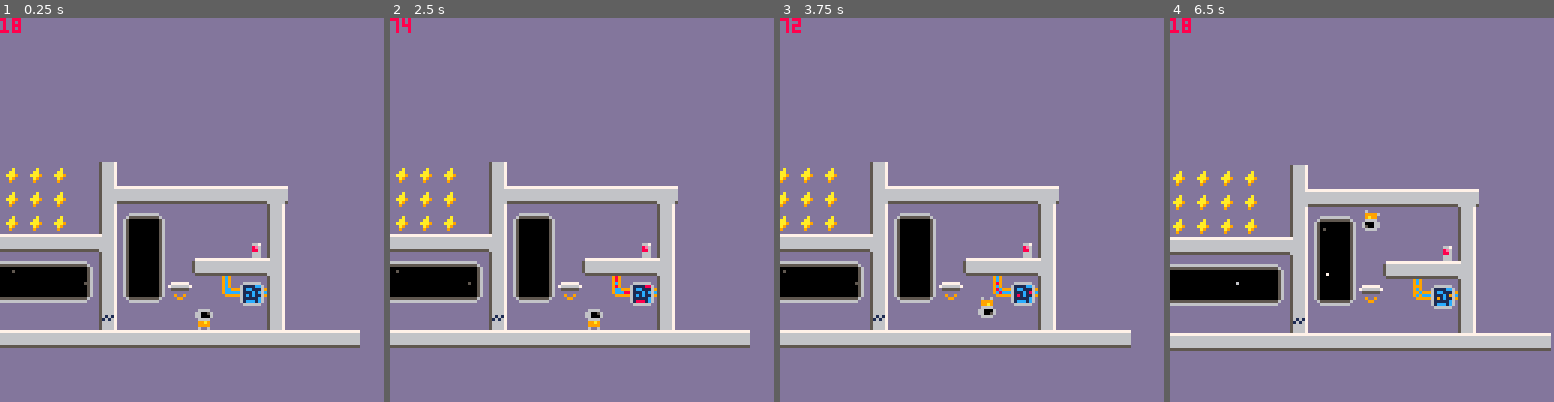
Above: before the commit, frames 1-4 (left to right).
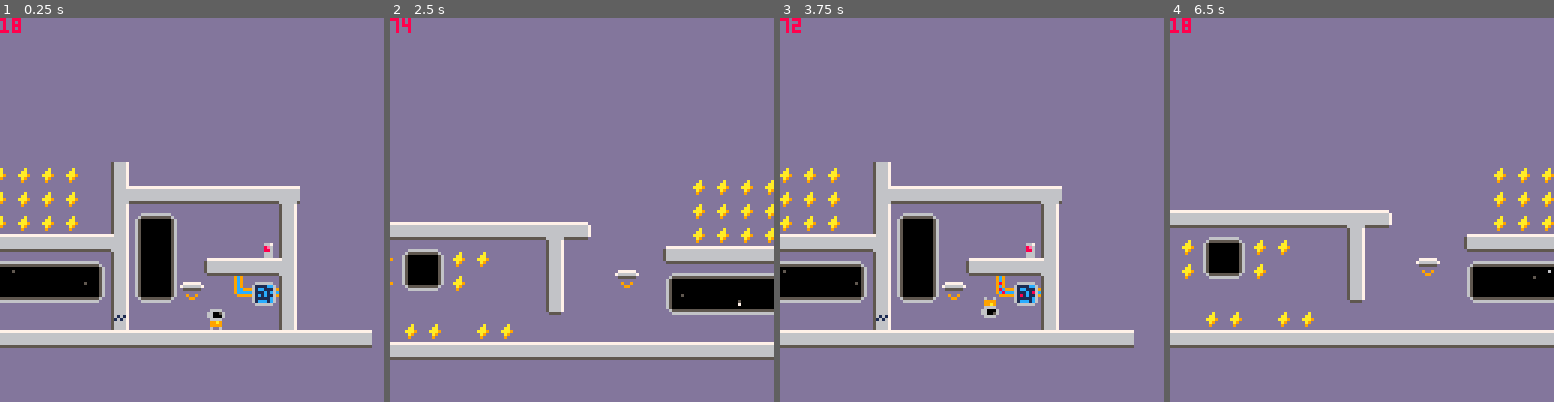
Above: after the commit, the same moments.

Repository: jgradim/gameoff-2020
Game: PICO-8 cartridge moonshot.p8
Same seed, same stepped clock (60 frames per second), same inputs: the game is played once before the commit and once after it.
Inputs:
- Up to frame 1 (0.25 s): no input
- Up to frame 2 (2.5 s): tap O (Z key) at 0.33, 0.7, 1.43, 2.22 s; tap X (X key) at 1.07, 2.07, 2.4 s; hold Left 1.97-2.37 s; hold Down from 2.42 s (still down)
- Up to frame 3 (3.75 s): tap X (X key) every 0.33 s from 2.73 to 3.73 s; release Down at 2.82 s; hold Right 2.87-3.53 s; tap O (Z key) at 3.1 s; hold Up from 3.58 s (still down)
- Up to frame 4 (6.5 s): tap O (Z key) at 3.98, 4.87, 5.75 s; tap X (X key) every 0.33 s from 4.07 to 6.4 s; release Up at 4.08 s; hold Right 4.13-4.53 s; hold Down 4.58-5.08 s; hold Left 5.13-5.8 s; hold Up 5.85-6.18 s; hold Left from 6.23 s (still down)

The runs differ from the first frame. In frame 1, 10% of the frame differs, in the area x 0-97%, y 37-86%; in frame 2, 28%, in the area x 0-100%, y 37-90%; in frame 3, 5.0%; in frame 4, 24%.

Commit message:
Non-derpy camera

Diff:
--- a/moonshot.p8
+++ b/moonshot.p8
@@ -127,6 +127,7 @@
  init_fxs()
 
  init_spark(1*8,10*8)
+ cam=init_camera()
 end
 
 function update(o) return o:update() end
@@ -157,6 +158,7 @@
  --characters
  path:update()
  foreach(playerlikes, update_player)
+ cam:update()
 
  --mechanics
  foreach(mcns,update)
@@ -170,6 +172,25 @@
 end
 
 function draw(o) return o:draw() end
+
+function init_camera()
+ return {
+  x=0,
+  y=0,
+
+  update=function(c)
+   c.x+=bucket((player().x - c.x)/2)
+   c.y+=bucket((player().y - c.y)/2)
+  end,
+
+  draw=function(c)
+   camera(
+    mid(0,c.x-64,960),
+    mid(0,c.y-64,128)
+   )
+  end,
+ }
+end
 
 function _draw()
  cls()
@@ -187,11 +208,7 @@
  --characters
  foreach(playerlikes,draw_player)
 
- --camera
- camera(
-  mid(0,player().x-64,960),
-  mid(0,player().y-64,128)
- )
+ cam:draw()
 
  foreach(sparks,draw)
 
